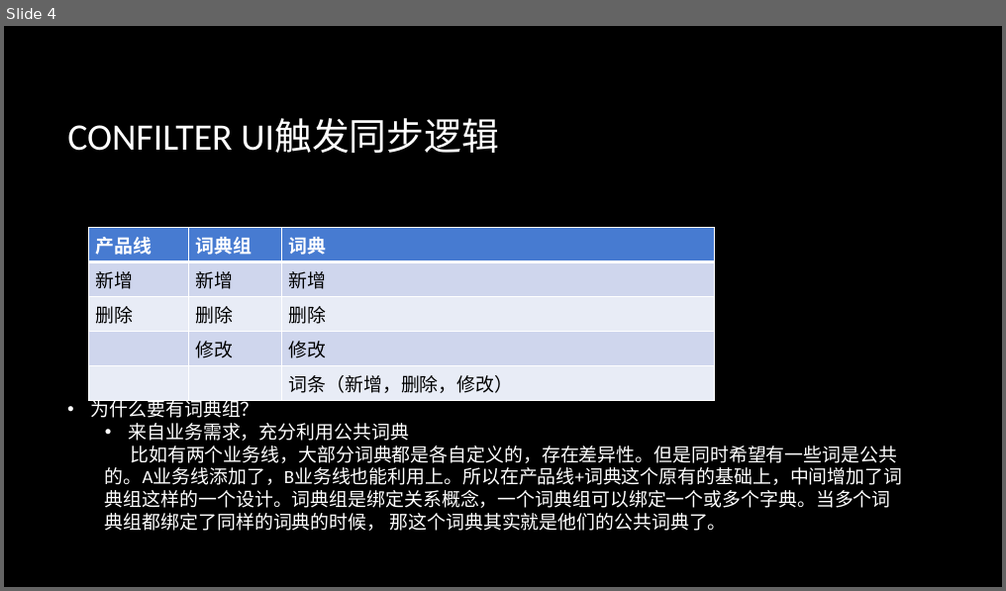
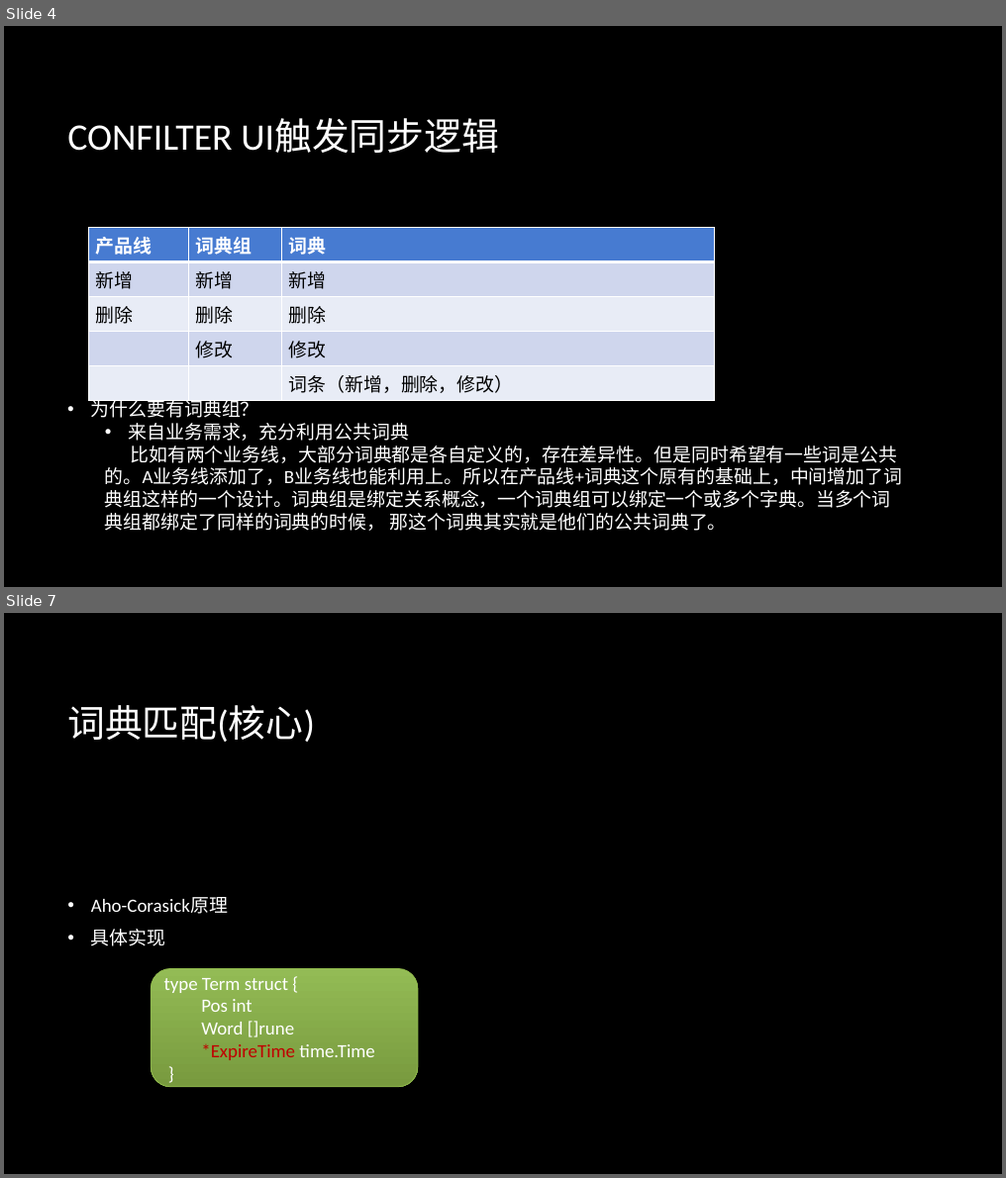
Before and after one commit to KleeTaurus/foundation-tech, a slide deck: confilter/confilter.pptx. Shown one above the other, each under a label of ours: slide 4 before the commit, slides 4 and 7 after it; the slides between them are not shown. The pictures are 1006x591 and 1006x1178 pixels, drawn with LibreOffice and Linux fonts; fonts in the diff are those of the drawing; background and template pictures are left out. Boxes give left, top, right and bottom in pixels: in the first picture for what was removed or moved away, otherwise in the second. Text is boxed around its words. In the diff, an @@ line names an element or a change of style, - is before the commit and + after.

```diff
--- a/confilter/confilter.pptx
+++ b/confilter/confilter.pptx
@@ slide 7 added at bbox=[4, 613, 1002, 1174], background picture (left out) @@
@@ title added at bbox=[67, 705, 315, 742], 36 pt, text #FFFFFF @@
+词典匹配(核心)
@@ text added at bbox=[91, 897, 228, 947], 18 pt, text #FFFFFF @@
+• Aho-Corasick原理
+• 具体实现
@@ rounded rectangle added at bbox=[151, 968, 418, 1087], fill gradient #93BC55 to #789B3F, outline #90BA4C 0.75 pt, 18 pt, text #FFFFFF @@
+type Term struct {
+Pos int
+Word []rune
+*ExpireTime time.Time
+}
```
Also in this commit, not shown: 1 other slide added, 1 other file.
